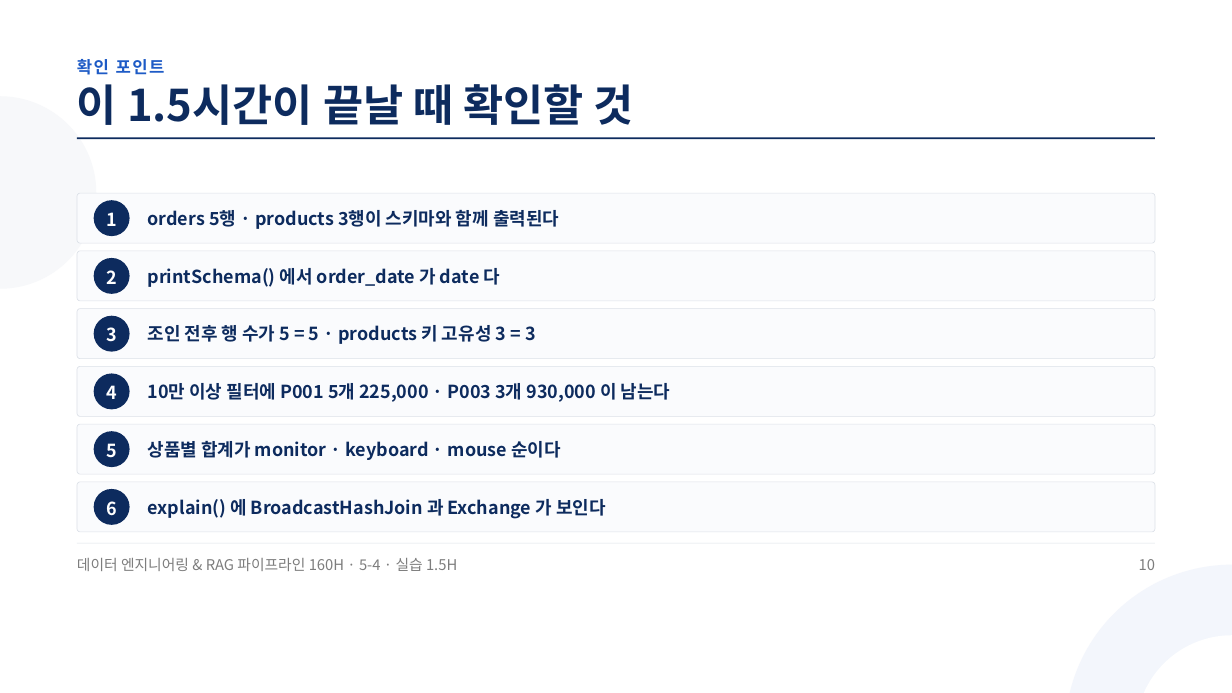
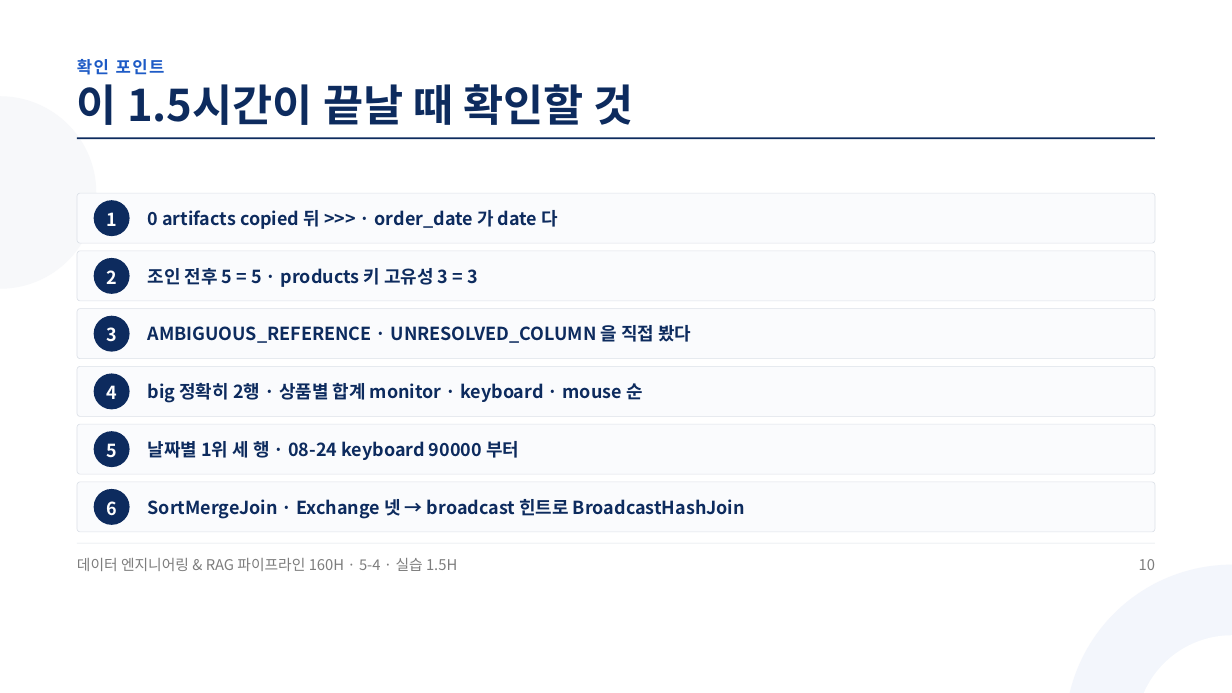
Before and after one commit to aebonlee/materials, a slide deck: slide 10 of data-eng/decks/w5d4s2.pptx. Drawn at 1232x693 pixels with LibreOffice and Linux fonts; fonts in the diff are those of the drawing. Boxes give left, top, right and bottom in pixels: in the first picture for what was removed or moved away, otherwise in the second. Text is boxed around its words. In the diff, an @@ line names an element or a change of style, - is before the commit and + after.

```diff
--- a/data-eng/decks/w5d4s2.pptx
+++ b/data-eng/decks/w5d4s2.pptx
@@ text at [148,210,558,229]: text changed @@
-orders 5행 · products 3행이 스키마와 함께 출력된다
+0 artifacts copied 뒤 >>> · order_date 가 date 다
@@ text at [148,268,478,287]: text changed @@
-조인 전후 행 수가 5 = 5 · products 키 고유성 3 = 3
+조인 전후 5 = 5 · products 키 고유성 3 = 3
@@ text removed at [148,268,501,287] @@
-printSchema() 에서 order_date 가 date 다
@@ text added at [148,325,691,343], 21 pt, text #0D2B5E, bold @@
+AMBIGUOUS_REFERENCE · UNRESOLVED_COLUMN 을 직접 봤다
@@ text at [148,383,643,403]: text changed @@
-10만 이상 필터에 P001 5개 225,000 · P003 3개 930,000 이 남는다
+big 정확히 2행 · 상품별 합계 monitor · keyboard · mouse 순
@@ text at [148,441,519,460]: text changed @@
-상품별 합계가 monitor · keyboard · mouse 순이다
+날짜별 1위 세 행 · 08-24 keyboard 90000 부터
@@ text at [148,499,745,519]: text changed @@
-explain() 에 BroadcastHashJoin 과 Exchange 가 보인다
+SortMergeJoin · Exchange 넷 → broadcast 힌트로 BroadcastHashJoin
```
Also in this commit, not shown: 8 other slides changed, 1 slide added, 1 slide removed, 11 other files.
